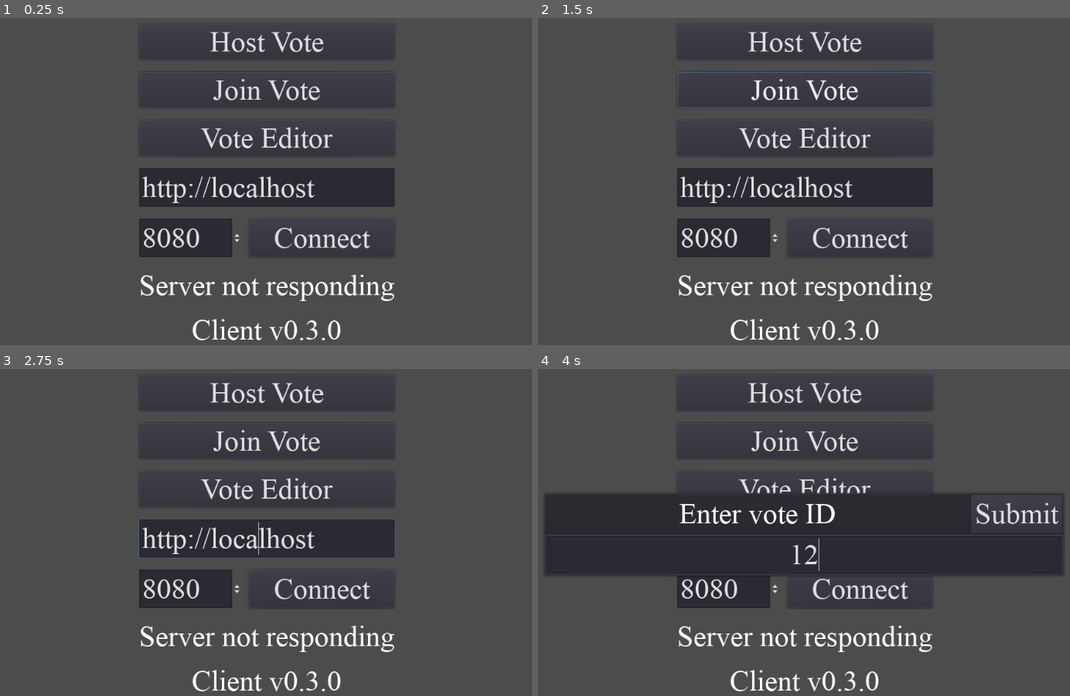
Above: before the commit, frames 1-4 (two rows, left to right).
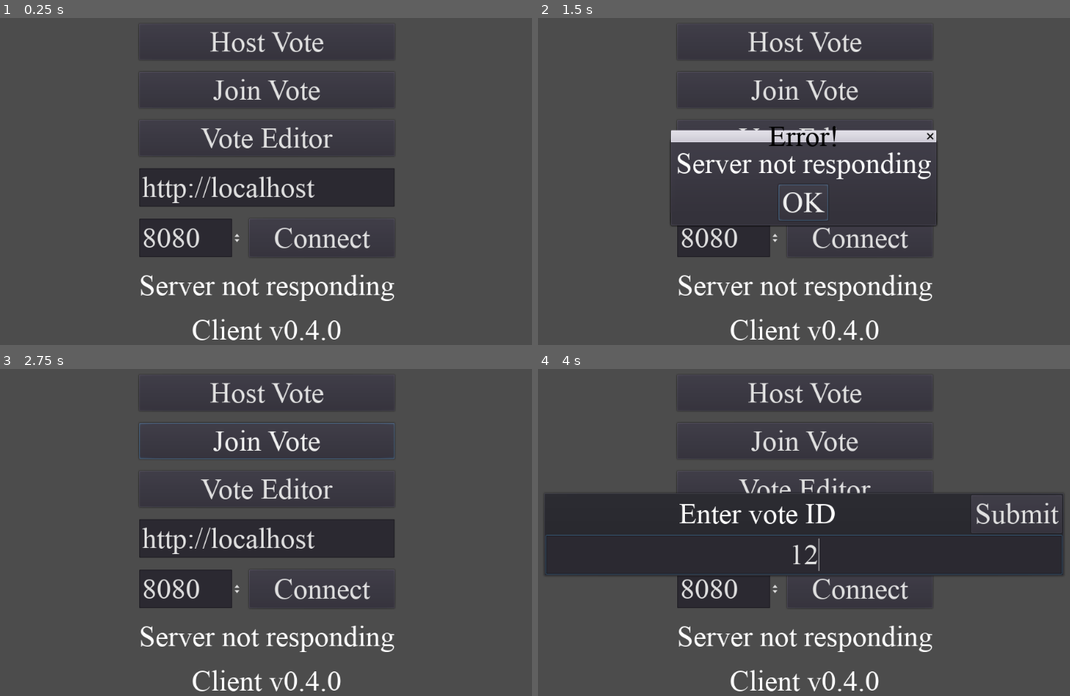
Above: after the commit, the same moments.

Repository: muckas/live-voter-client
Game: Godot game, scene res://scenes/Menu.tscn
Same seed, same stepped clock (60 frames per second), same inputs: the game is played once before the commit and once after it.
Inputs (mouse positions are in pixels of both pictures, inside the frame that each line leads up to):
- Up to frame 1 (0.25 s): no input
- Up to frame 2 (1.5 s): click "Join Vote" at 0.5 s; click (894, 161) at 1.25 s, where only the run after the commit has a clickable "Submit"
- Up to frame 3 (2.75 s): click (266, 552) at 2 s, where only the run after the commit has a clickable "OK"
- Up to frame 4 (4 s): click "Host Vote" at 2.75 s; click (804, 555) at 3.52 s; type "12" at 3.6 s

The runs differ from the first frame. In frame 1, less than 0.1% of the frame differs, in the area x 57-61%, y 92-99%; in frame 2, 5.9%, in the area x 24-75%, y 16-99%; in frame 3, 0.5%; in frame 4, less than 0.1%.

Commit message:
VoteJoiner logic

Diff:
--- a/global/autoload/Global.gd
+++ b/global/autoload/Global.gd
@@ -1,6 +1,6 @@
 extends Node
 
-const VERSION = "0.3.0"
+const VERSION = "0.4.0"
 
 const uuid_util = preload("res://global/uuid_util.gd")
 
--- a/scenes/Menu.gd
+++ b/scenes/Menu.gd
@@ -11,6 +11,8 @@
 onready var server_port_edit:SpinBox = $HFlowContainer/PortContainer/ServerPort
 onready var host_vote_popup:Popup = $PopupHostVote
 onready var host_vote_edit:LineEdit = $PopupHostVote/VBoxContainer/HostVoteEdit
+onready var join_vote_popup:Popup = $PopupJoinVote
+onready var join_vote_edit:LineEdit = $PopupJoinVote/VBoxContainer/JoinVoteEdit
 
 func _ready() -> void:
 	get_tree().root.connect("size_changed", self, "_on_viewport_size_changed")
@@ -80,3 +82,43 @@
 	else:
 		error_popup.dialog_text = "Server not responding"
 		error_popup.popup_centered()
+
+
+func _on_BtJoinVote_pressed():
+	join_vote_edit.text = ""
+	join_vote_popup.popup_centered()
+	join_vote_edit.grab_focus()
+
+func _on_JoinVoteEdit_text_changed(_new_text):
+	join_vote_edit.text = join_vote_edit.text.to_upper()
+	join_vote_edit.caret_position = len(join_vote_edit.text)
+
+func _on_JoinVoteEdit_text_entered(_new_text:String) -> void:
+	join_vote_popup.visible = false
+	var vote_code:String = join_vote_edit.text.to_lower()
+	Global.active_vote_code = vote_code
+	var query:String = JSON.print({
+		"id": Global.client_id,
+		})
+	var headers:PoolStringArray = ["Content-Type: application/json"]
+	var endpoint:String = "/join-vote/" + vote_code
+	var request_url:String = Global.server_url + ":" + String(Global.server_port) + endpoint
+	var http:HTTPRequest = HTTPRequest.new()
+	self.add_child(http)
+	http.connect("request_completed", self, "_on_join_vote_request_completed")
+	http.request(request_url, headers, true, HTTPClient.METHOD_POST, query)
+
+func _on_join_vote_request_completed(result:int, _response_code:int, _headers:PoolStringArray, body:PoolByteArray) -> void:
+	var json:JSONParseResult = JSON.parse(body.get_string_from_utf8())
+	if result == HTTPRequest.RESULT_SUCCESS:
+		var response:Dictionary = json.result
+		if response["error"] == "OK":
+			var vote_data:Dictionary = response["data"]
+			Global.active_vote_data = vote_data
+			get_tree().change_scene("res://scenes/VoteJoiner.tscn")
+		else:
+			error_popup.dialog_text = response["message"]
+			error_popup.popup_centered()
+	else:
+		error_popup.dialog_text = "Server not responding"
+		error_popup.popup_centered()
--- a/scenes/Menu.tscn
+++ b/scenes/Menu.tscn
@@ -145,9 +145,57 @@
 align = 1
 placeholder_text = "Vote id"
 
+[node name="PopupJoinVote" type="PopupPanel" parent="."]
+margin_left = 248.0
+margin_top = 204.0
+margin_right = 709.0
+margin_bottom = 340.0
+__meta__ = {
+"_edit_group_": true
+}
+
+[node name="VBoxContainer" type="VBoxContainer" parent="PopupJoinVote"]
+margin_left = 4.0
+margin_top = 4.0
+margin_right = 457.0
+margin_bottom = 132.0
+
+[node name="HBoxContainer" type="HBoxContainer" parent="PopupJoinVote/VBoxContainer"]
+margin_right = 453.0
+margin_bottom = 60.0
+size_flags_horizontal = 3
+size_flags_vertical = 3
+
+[node name="JoinVoteLabel" type="Label" parent="PopupJoinVote/VBoxContainer/HBoxContainer"]
+margin_right = 299.0
+margin_bottom = 60.0
+size_flags_horizontal = 3
+size_flags_vertical = 7
+text = "Enter vote code"
+align = 1
+valign = 1
+
+[node name="JoinVoteSubmit" type="Button" parent="PopupJoinVote/VBoxContainer/HBoxContainer"]
+margin_left = 303.0
+margin_right = 453.0
+margin_bottom = 60.0
+text = "Submit"
+
+[node name="JoinVoteEdit" type="LineEdit" parent="PopupJoinVote/VBoxContainer"]
+margin_top = 64.0
+margin_right = 453.0
+margin_bottom = 128.0
+align = 1
+max_length = 4
+placeholder_text = "CODE"
+
 [connection signal="timeout" from="ViewportTimer" to="." method="_on_viewport_size_changed"]
 [connection signal="pressed" from="HFlowContainer/BtHostVote" to="." method="_on_BtHostVote_pressed"]
+[connection signal="pressed" from="HFlowContainer/BtJoinVote" to="." method="_on_BtJoinVote_pressed"]
 [connection signal="pressed" from="HFlowContainer/BtVoteEditor" to="." method="_on_BtVoteEditor_pressed"]
 [connection signal="pressed" from="HFlowContainer/PortContainer/BtConnect" to="." method="_on_server_connect"]
 [connection signal="pressed" from="PopupHostVote/VBoxContainer/HBoxContainer/HostVoteSubmit" to="." method="_on_HostVoteEdit_text_entered" binds= [ "" ]]
 [connection signal="text_entered" from="PopupHostVote/VBoxContainer/HostVoteEdit" to="." method="_on_HostVoteEdit_text_entered"]
+[connection signal="pressed" from="PopupJoinVote/VBoxContainer/HBoxContainer/JoinVoteSubmit" to="." method="_on_JoinVoteEdit_text_entered" binds= [ "" ]]
+[connection signal="text_changed" from="PopupJoinVote/VBoxContainer/JoinVoteEdit" to="." method="_on_JoinVoteEdit_text_changed"]
+[connection signal="text_entered" from="PopupJoinVote/VBoxContainer/JoinVoteEdit" to="." method="_on_JoinVoteEdit_text_entered"]
--- a/scenes/VoteHoster.gd
+++ b/scenes/VoteHoster.gd
@@ -9,6 +9,7 @@
 onready var keep_alive_timer:Timer = $KeepAliveTimer
 onready var error_popup:Popup = $PopupError
 onready var exit_popup:Popup = $ExitPopup
+onready var code_label:Label = $CodeLabel
 
 onready var hoster_vbox:Control = $HosterVBox
 onready var intro_container:Control = $HosterVBox/IntroContainer
@@ -87,6 +88,7 @@
 		if response["error"] == "OK":
 			Global.active_vote_code = response["message"]
 			vote_code_label.text = "Vote code\n" + Global.active_vote_code.to_upper()
+			code_label.text = Global.active_vote_code.to_upper()
 			keep_alive_timer.start()
 			_load_vote_pages()
 		else:
@@ -127,7 +129,27 @@
 		current_page_node = vote_page_container.get_child(current_page_index)
 		_update_vote_presenting()
 	else:
+		_update_vote_outro()
 		_display_results_screen()
+
+func _update_vote_outro() -> void:
+	var query:String = JSON.print(
+			{
+				"host_id": Global.client_id,
+				"vote_data": {
+					"state": "outro",
+					"vote_name": Global.active_vote_data["vote_name"],
+					"page_name": "",
+					"vote_items": {}
+				},
+			}
+		)
+	var headers:PoolStringArray = ["Content-Type: application/json"]
+	var endpoint:String = "/update-active-vote/" + Global.active_vote_code
+	var request_url:String = Global.server_url + ":" + String(Global.server_port) + endpoint
+	var http:HTTPRequest = HTTPRequest.new()
+	self.add_child(http)
+	http.request(request_url, headers, true, HTTPClient.METHOD_POST, query)
 
 func _update_vote_presenting() -> void:
 	var query:String = JSON.print(
@@ -215,12 +237,18 @@
 
 
 func _on_FinishVoteButton_pressed() -> void:
+	var query:String = JSON.print(
+			{
+				"id": Global.client_id,
+			}
+		)
+	var headers:PoolStringArray = ["Content-Type: application/json"]
 	var endpoint:String = "/get-active-vote/" + Global.active_vote_code
 	var request_url:String = Global.server_url + ":" + String(Global.server_port) + endpoint
 	var http:HTTPRequest = HTTPRequest.new()
 	self.add_child(http)
 	http.connect("request_completed", self, "_on_finish_vote_request_completed")
-	http.request(request_url)
+	http.request(request_url, headers, true, HTTPClient.METHOD_POST, query)
 
 func _on_finish_vote_request_completed(
 	_result:int, _response_code:int, _headers:PoolStringArray, body:PoolByteArray
@@ -230,7 +258,6 @@
 		var response:Dictionary = json.result
 		if response["error"] == "OK":
 			_display_page_winners(response["data"])
-			# voting_info_box.visible = false
 		else:
 			_error(response["message"])
 	else:
--- a/scenes/VoteHoster.tscn
+++ b/scenes/VoteHoster.tscn
@@ -12,6 +12,10 @@
 
 [sub_resource type="DynamicFont" id=2]
 size = 48
+font_data = ExtResource( 2 )
+
+[sub_resource type="DynamicFont" id=3]
+size = 32
 font_data = ExtResource( 2 )
 
 [node name="VoteHoster" type="Control"]
@@ -144,6 +148,13 @@
 margin_bottom = 70.0
 text = "Exit"
 
+[node name="CodeLabel" type="Label" parent="."]
+margin_left = 91.0
+margin_right = 178.0
+margin_bottom = 36.0
+custom_fonts/font = SubResource( 3 )
+text = "CODE"
+
 [node name="PopupError" type="AcceptDialog" parent="."]
 margin_left = 305.0
 margin_top = 218.0
--- /dev/null
+++ b/scenes/VoteJoiner.gd
@@ -0,0 +1,129 @@
+extends Control
+
+var last_vote_state:String = ""
+var selected_vote:int
+
+onready var error_popup:Popup = $PopupError
+onready var confirm_vote_popup:Popup = $ConfirmVotePopup
+onready var main_container:Control = $VBoxContainer
+onready var vote_name_label:Label = $VBoxContainer/VoteNameLabel
+onready var page_name_label:Label = $VBoxContainer/PageNameLabel
+onready var vote_status_label:Label = $VBoxContainer/VoteStatusLabel
+onready var vote_items_box:VBoxContainer = $VBoxContainer/VoteItemsScroll/VoteItemsVBox
+
+
+func _ready() -> void:
+	get_tree().root.connect("size_changed", self, "_on_viewport_size_changed")
+	_on_viewport_size_changed()
+	_update_vote_info()
+
+
+func _on_viewport_size_changed() -> void:
+	main_container.rect_size= get_viewport_rect().size - Vector2(32, 32)
+	main_container.rect_position = (get_viewport_rect().size / 2) - (main_container.rect_size / 2)
+
+func _error(error_text:String) -> void:
+	error_popup.dialog_text = error_text
+	error_popup.popup_centered()
+
+
+func _update_vote_info():
+	vote_name_label.text = Global.active_vote_data["vote_name"]
+	if Global.active_vote_data["page_name"]:
+		page_name_label.text = Global.active_vote_data['page_name']
+		page_name_label.visible = true
+	else:
+		page_name_label.visible = false
+	var new_vote_state:String = Global.active_vote_data["state"]
+	if new_vote_state != last_vote_state:
+		match new_vote_state:
+			"intro":
+				vote_status_label.text = "Get ready for a vote"
+			"presenting":
+				_remove_vote_items()
+				vote_status_label.text = "Look at the screen"
+			"voting":
+				vote_status_label.text = "Vote!"
+				_create_vote_items()
+			"outro":
+				_remove_vote_items()
+				vote_status_label.text = "Vote finished!"
+		last_vote_state = new_vote_state
+
+
+func _on_VoteRequestTimer_timeout():
+	var query:String = JSON.print(
+			{
+				"id": Global.client_id,
+			}
+		)
+	var headers:PoolStringArray = ["Content-Type: application/json"]
+	var endpoint:String = "/get-active-vote/" + Global.active_vote_code
+	var request_url:String = Global.server_url + ":" + String(Global.server_port) + endpoint
+	var http:HTTPRequest = HTTPRequest.new()
+	self.add_child(http)
+	http.connect("request_completed", self, "_on_timed_vote_request_completed")
+	http.request(request_url, headers, true, HTTPClient.METHOD_POST, query)
+
+func _on_timed_vote_request_completed(
+	_result:int, _response_code:int, _headers:PoolStringArray, body:PoolByteArray
+	) -> void:
+	var json:JSONParseResult = JSON.parse(body.get_string_from_utf8())
+	if json.result:
+		var response:Dictionary = json.result
+		if response["error"] == "OK":
+			Global.active_vote_data = response["data"]
+			_update_vote_info()
+		else:
+			_error(response["message"])
+	else:
+		_error("Server not responding")
+
+func _create_vote_items():
+	var vote_items:Dictionary = Global.active_vote_data["vote_items"]
+	var vote_item_button:Button
+	for item_id in vote_items:
+		vote_item_button = Button.new()
+		vote_item_button.set_name(item_id)
+		vote_item_button.text = vote_items[item_id]["item_name"]
+		vote_item_button.size_flags_horizontal = SIZE_SHRINK_CENTER
+		vote_item_button.connect("pressed", self, "_on_vote_item_selected", [int(item_id)])
+		vote_items_box.add_child(vote_item_button)
+
+func _remove_vote_items():
+	for child in vote_items_box.get_children():
+		child.queue_free()
+
+func _on_vote_item_selected(item_id:int) -> void:
+	selected_vote = item_id
+	confirm_vote_popup.dialog_text = "Vote for " + vote_items_box.get_child(selected_vote).text + "?"
+	confirm_vote_popup.popup_centered()
+
+func _on_ConfirmVotePopup_confirmed() -> void:
+	var query:String = JSON.print(
+			{
+				"id": Global.client_id,
+				"item_id": selected_vote
+			}
+		)
+	var headers:PoolStringArray = ["Content-Type: application/json"]
+	var endpoint:String = "/send-vote/" + Global.active_vote_code
+	var request_url:String = Global.server_url + ":" + String(Global.server_port) + endpoint
+	var http:HTTPRequest = HTTPRequest.new()
+	self.add_child(http)
+	http.connect("request_completed", self, "_on_send_vote_request_completed")
+	http.request(request_url, headers, true, HTTPClient.METHOD_POST, query)
+
+func _on_send_vote_request_completed(
+	_result:int, _response_code:int, _headers:PoolStringArray, body:PoolByteArray
+	) -> void:
+	var json:JSONParseResult = JSON.parse(body.get_string_from_utf8())
+	if json.result:
+		var response:Dictionary = json.result
+		if response["error"] == "OK":
+			_remove_vote_items()
+			vote_status_label.text = "Vote sent!"
+		else:
+			_error(response["message"])
+	else:
+		_error("Server not responding")
--- /dev/null
+++ b/scenes/VoteJoiner.tscn
@@ -0,0 +1,72 @@
+[gd_scene load_steps=3 format=2]
+
+[ext_resource path="res://ui/themes/main_theme.tres" type="Theme" id=1]
+[ext_resource path="res://scenes/VoteJoiner.gd" type="Script" id=2]
+
+[node name="VoteJoiner" type="Control"]
+anchor_right = 1.0
+anchor_bottom = 1.0
+theme = ExtResource( 1 )
+script = ExtResource( 2 )
+
+[node name="VoteRequestTimer" type="Timer" parent="."]
+wait_time = 2.0
+autostart = true
+
+[node name="VBoxContainer" type="VBoxContainer" parent="."]
+margin_right = 442.0
+margin_bottom = 600.0
+custom_constants/separation = 16
+
+[node name="VoteNameLabel" type="Label" parent="VBoxContainer"]
+margin_right = 442.0
+margin_bottom = 54.0
+text = "Vote Name"
+align = 1
+valign = 1
+
+[node name="PageNameLabel" type="Label" parent="VBoxContainer"]
+margin_top = 70.0
+margin_right = 442.0
+margin_bottom = 124.0
+text = "Page Name"
+align = 1
+valign = 1
+
+[node name="VoteStatusLabel" type="Label" parent="VBoxContainer"]
+margin_top = 140.0
+margin_right = 442.0
+margin_bottom = 194.0
+text = "Vote Status"
+align = 1
+valign = 1
+
+[node name="VoteItemsScroll" type="ScrollContainer" parent="VBoxContainer"]
+margin_top = 210.0
+margin_right = 442.0
+margin_bottom = 600.0
+size_flags_horizontal = 3
+size_flags_vertical = 3
+
+[node name="VoteItemsVBox" type="VBoxContainer" parent="VBoxContainer/VoteItemsScroll"]
+margin_right = 442.0
+margin_bottom = 390.0
+size_flags_horizontal = 3
+size_flags_vertical = 3
+custom_constants/separation = 32
+
+[node name="PopupError" type="AcceptDialog" parent="."]
+margin_left = 34.0
+margin_top = 180.0
+margin_right = 408.0
+margin_bottom = 318.0
+
+[node name="ConfirmVotePopup" type="ConfirmationDialog" parent="."]
+margin_left = 33.0
+margin_top = 180.0
+margin_right = 413.0
+margin_bottom = 339.0
+window_title = "Confirm Vote"
+
+[connection signal="timeout" from="VoteRequestTimer" to="." method="_on_VoteRequestTimer_timeout"]
+[connection signal="confirmed" from="ConfirmVotePopup" to="." method="_on_ConfirmVotePopup_confirmed"]
Not shown: 1 places in scenes/VoteHoster.tscn that only renumber resources
